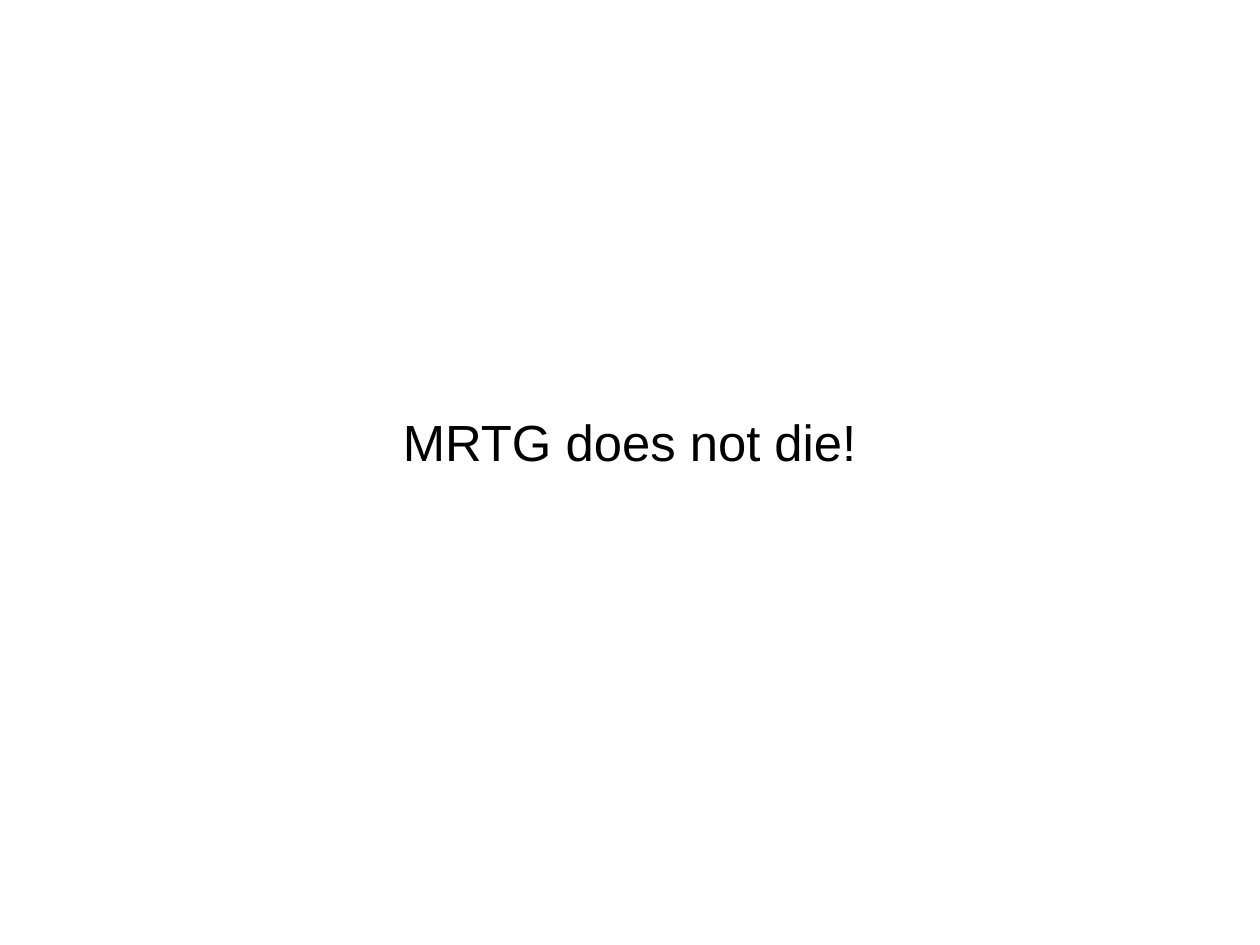
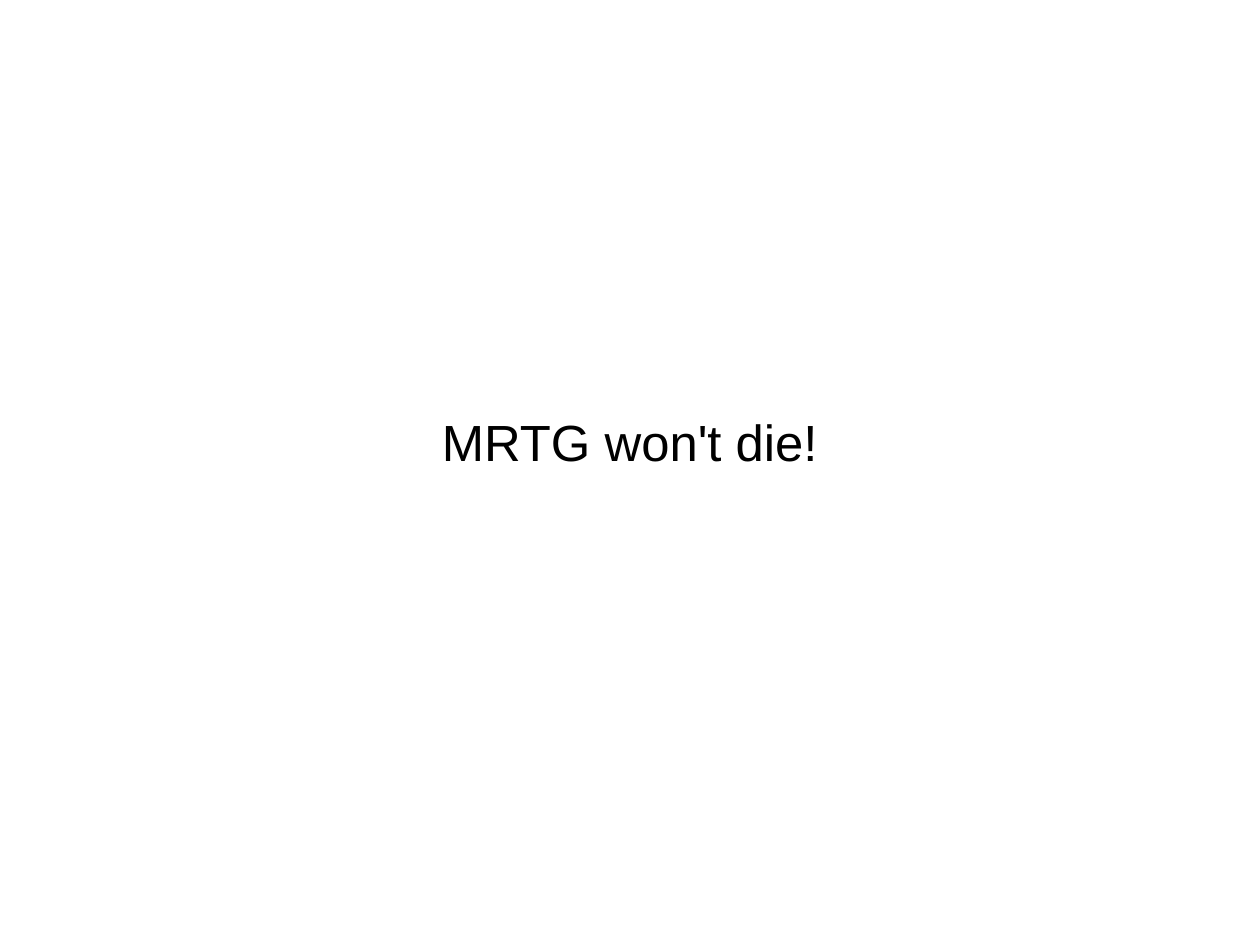
Before and after one commit to oetiker/extopus, a slide deck: slide 2 of PR/extopus-netnod-2011-10.odp (slide 3 before the commit). Drawn at 1260x945 pixels with LibreOffice and Linux fonts; fonts in the diff are those of the drawing. Boxes give left, top, right and bottom in pixels: in the first picture for what was removed or moved away, otherwise in the second. Text is boxed around its words. In the diff, an @@ line names an element or a change of style, - is before the commit and + after.

```diff
--- a/PR/extopus-netnod-2011-10.odp
+++ b/PR/extopus-netnod-2011-10.odp
@@ subtitle at (x1=442, y1=424, x2=818, y2=462): text changed @@
-MRTG does not die!
+MRTG won't die!
```
Also in this commit, not shown: 5 other slides changed.
